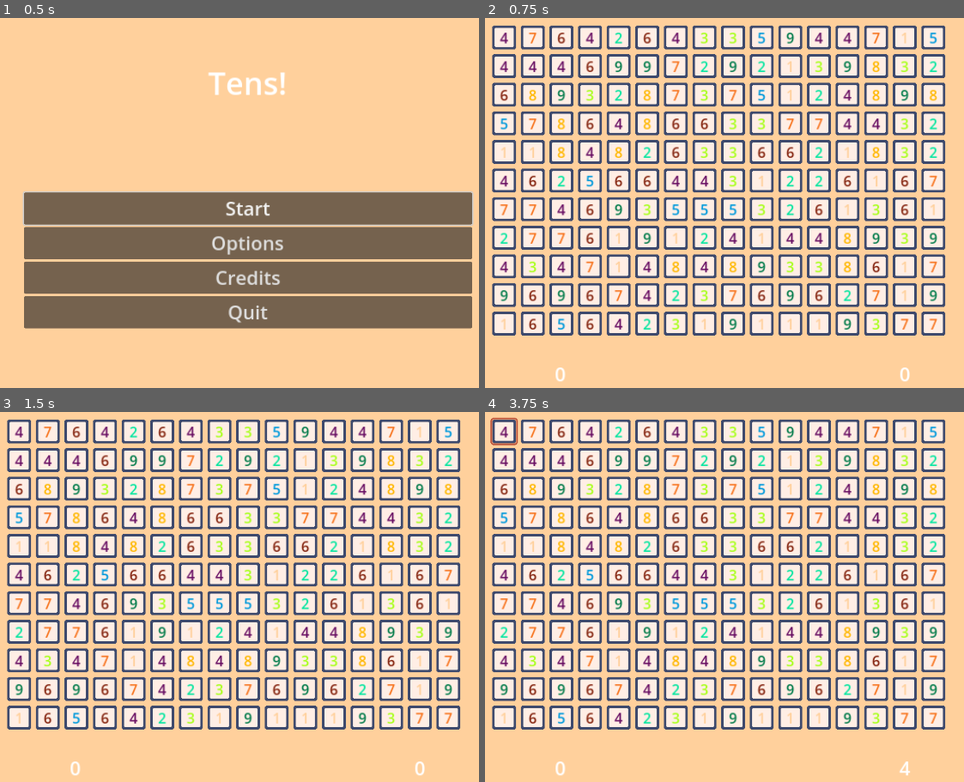
Above: before the commit, frames 1-4 (two rows, left to right).
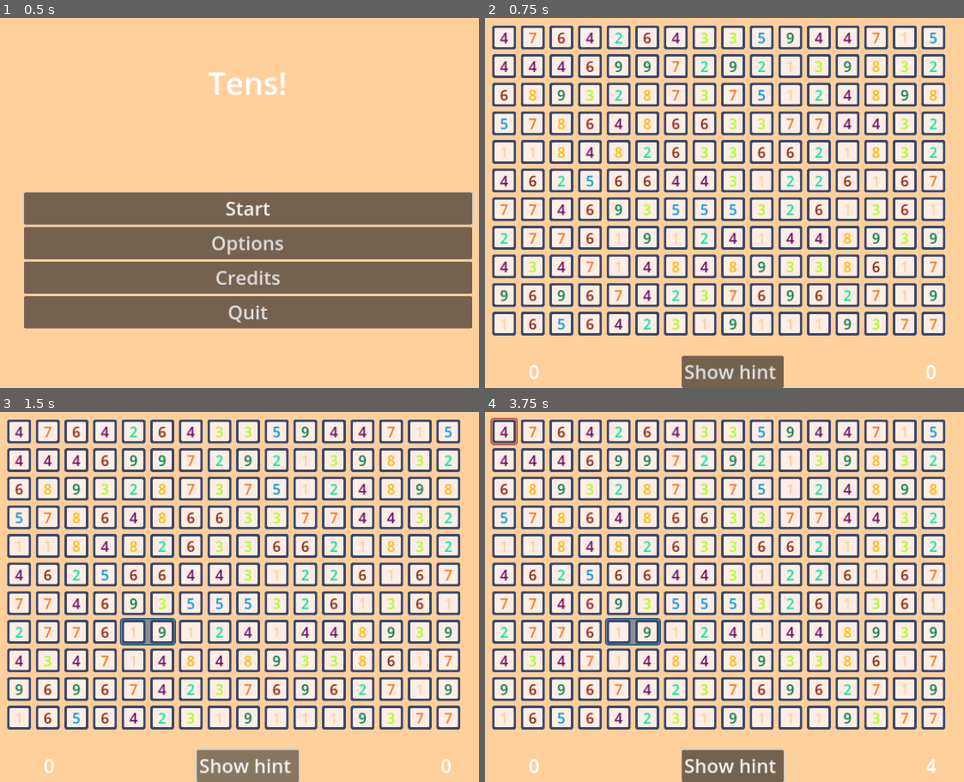
Above: after the commit, the same moments.

Repository: Yngwarr/tens
Game: Godot game, scene res://scenes/MainMenu.tscn
Same seed, same stepped clock (60 frames per second), same inputs: the game is played once before the commit and once after it.
Inputs (mouse positions are in pixels of both pictures, inside the frame that each line leads up to):
- Up to frame 1 (0.5 s): no input
- Up to frame 2 (0.75 s): click "Start" at 0.5 s
- Up to frame 3 (1.5 s): click (249, 767) at 1.25 s, where only the run after the commit has a clickable "Show hint"
- Up to frame 4 (3.75 s): click (734, 767) at 2 s, where only the run after the commit has a clickable "Show hint"; click (734, 767) at 2.75 s, where only the run after the commit has a clickable "Show hint"; tap Enter at 3.5 s; move the mouse to (504, 430) at 3.52 s; click (504, 430) at 3.67 s

Frame 1 is identical in both runs. In frame 2, 2.1% of the frame differs, in the area x 9-95%, y 91-100%; in frame 3, 2.4%, in the area x 9-95%, y 55-100%; in frame 4, 2.4%.

Commit message:
hint

Diff:
--- a/project.godot
+++ b/project.godot
@@ -41,4 +41,5 @@
 
 renderer/rendering_method="gl_compatibility"
 renderer/rendering_method.mobile="gl_compatibility"
+textures/vram_compression/import_etc2_astc=true
 environment/defaults/default_clear_color=Color(1, 0.815686, 0.611765, 1)
--- a/scenes/Game.tscn
+++ b/scenes/Game.tscn
@@ -11,6 +11,7 @@
 [ext_resource type="PackedScene" uid="uid://mbbrk257a4oj" path="res://scenes/NumberCell.tscn" id="9_7gv6k"]
 [ext_resource type="PackedScene" uid="uid://beuhw1og8dasw" path="res://scenes/Highlight.tscn" id="9_20cip"]
 [ext_resource type="Script" path="res://src/Grid.gd" id="9_sd0hf"]
+[ext_resource type="PackedScene" uid="uid://bbmiblmihgxla" path="res://scenes/Hint.tscn" id="10_ra2ve"]
 [ext_resource type="Script" path="res://src/Solver.gd" id="12_ntxpy"]
 
 [sub_resource type="ShaderMaterial" id="ShaderMaterial_v63bu"]
@@ -25,16 +26,18 @@
 [sub_resource type="LabelSettings" id="LabelSettings_syoim"]
 font_size = 28
 
-[node name="Game" type="Node2D" node_paths=PackedStringArray("pause_ctl", "pause_menu", "game_over_screen", "highlight", "grid", "solver", "sum_label", "score_label")]
+[node name="Game" type="Node2D" node_paths=PackedStringArray("pause_ctl", "pause_menu", "game_over_screen", "highlight", "hint", "grid", "solver", "sum_label", "score_label", "hint_button")]
 script = ExtResource("1_wmfvw")
 pause_ctl = NodePath("Pause")
 pause_menu = NodePath("PauseMenu")
 game_over_screen = NodePath("GameOverScreen")
 highlight = NodePath("Highlight")
+hint = NodePath("Hint")
 grid = NodePath("Grid")
 solver = NodePath("Solver")
 sum_label = NodePath("HUD/HBoxContainer/Sum")
 score_label = NodePath("HUD/HBoxContainer/Score")
+hint_button = NodePath("HUD/HBoxContainer/Hint")
 
 [node name="HUD" type="CanvasLayer" parent="."]
 
@@ -53,6 +56,10 @@
 theme_override_font_sizes/font_size = 32
 text = "0"
 horizontal_alignment = 1
+
+[node name="Hint" type="Button" parent="HUD/HBoxContainer"]
+layout_mode = 2
+text = "Show hint "
 
 [node name="Sum" type="Label" parent="HUD/HBoxContainer"]
 layout_mode = 2
@@ -198,6 +205,9 @@
 script = ExtResource("8_cpxey")
 pause_screen = NodePath("../PauseMenu")
 
+[node name="Hint" parent="." instance=ExtResource("10_ra2ve")]
+visible = false
+
 [node name="Highlight" parent="." instance=ExtResource("9_20cip")]
 visible = false
 
--- a/scenes/Highlight.tscn
+++ b/scenes/Highlight.tscn
@@ -13,6 +13,7 @@
 [sub_resource type="RectangleShape2D" id="RectangleShape2D_ks2s0"]
 
 [node name="Highlight" type="Panel" node_paths=PackedStringArray("area", "collider")]
+modulate = Color(0.72549, 0.309804, 0.219608, 1)
 offset_right = 48.0
 offset_bottom = 48.0
 mouse_filter = 2
--- /dev/null
+++ b/scenes/Hint.tscn
@@ -0,0 +1,19 @@
+[gd_scene load_steps=4 format=3 uid="uid://bbmiblmihgxla"]
+
+[ext_resource type="Texture2D" uid="uid://cd4ekqotmppqf" path="res://img/highlight.png" id="1_jypex"]
+[ext_resource type="Script" path="res://src/Hint.gd" id="2_wlpsf"]
+
+[sub_resource type="StyleBoxTexture" id="StyleBoxTexture_o2sfh"]
+texture = ExtResource("1_jypex")
+texture_margin_left = 16.0
+texture_margin_top = 16.0
+texture_margin_right = 16.0
+texture_margin_bottom = 16.0
+
+[node name="Hint" type="Panel"]
+modulate = Color(0.0705882, 0.305882, 0.537255, 1)
+offset_right = 48.0
+offset_bottom = 48.0
+mouse_filter = 2
+theme_override_styles/panel = SubResource("StyleBoxTexture_o2sfh")
+script = ExtResource("2_wlpsf")
--- a/src/Game.gd
+++ b/src/Game.gd
@@ -12,10 +12,12 @@
 @export var pause_menu: PauseMenu
 @export var game_over_screen: CanvasLayer
 @export var highlight: Highlight
+@export var hint: Hint
 @export var grid: Grid
 @export var solver: Solver
 @export var sum_label: Label
 @export var score_label: Label
+@export var hint_button: Button
 
 var score: int = 0
 
@@ -27,6 +29,7 @@
 	grid.released.connect(on_released)
 	highlight.sum_changed.connect(update_sum)
 	solver.none_left.connect(finish)
+	hint_button.pressed.connect(show_hint)
 
 func update_sum(value: int) -> void:
 	sum_label.text = str(value)
@@ -40,11 +43,18 @@
 
 func on_released() -> void:
 	highlight.toggle(false)
+	hint.disappear()
 
 	if highlight.sum == TARGET_SUM:
 		var amount_removed = highlight.clear()
 		update_score(score + amount_removed - 1)
 		solver.read()
 
+func show_hint() -> void:
+	if not solver.next_hint:
+		return
+
+	hint.appear(solver.next_hint)
+
 func finish() -> void:
 	game_over_screen.show()
--- /dev/null
+++ b/src/Hint.gd
@@ -0,0 +1,17 @@
+class_name Hint
+extends Panel
+
+func appear(hint: Vector4) -> void:
+    var x := hint.x - Game.CELL_SIZE / 2.
+    var y := hint.y - Game.CELL_SIZE / 2.
+    var w := hint.z + Game.CELL_SIZE / 2. - x
+    var h := hint.w + Game.CELL_SIZE / 2. - y
+    var rect := Rect2(x, y, w, h)
+
+    size = rect.size
+    position = rect.position
+
+    show()
+
+func disappear() -> void:
+    hide()
--- a/src/Solver.gd
+++ b/src/Solver.gd
@@ -4,6 +4,9 @@
 signal none_left
 
 @export var grid: Grid
+
+var hints: Array[Vector4]
+var next_hint: Vector4
 
 func _ready() -> void:
 	read()
@@ -18,18 +21,21 @@
 	# print_sum(0, 0, 2, 2)
 
 func read() -> void:
-	var tens: int = 0
+	hints.clear()
+	next_hint = Vector4.ZERO
 
 	for x0 in range(grid.width):
 		for y0 in range(grid.height):
 			for x1 in range(x0, grid.width):
 				for y1 in range(y0, grid.height):
 					if is_ten(x0, y0, x1, y1):
-						tens += 1
+						hints.push_back(make_hint(x0, y0, x1, y1))
 
-	print("%s tens left" % tens)
-	if tens == 0:
+	print("%s tens left" % len(hints))
+	if len(hints) == 0:
 		none_left.emit()
+	else:
+		next_hint = hints.pick_random()
 
 func is_ten(x0: int, y0: int, x1: int, y1: int) -> bool:
 	var sum: int = 0
@@ -51,8 +57,16 @@
 
 	return sum
 
+func cell_on(x: int, y: int) -> NumberCell:
+	return grid.get_child(x + y * grid.width)
+
 func num_on(x: int, y: int) -> int:
-	return grid.get_child(x + y * grid.width).value
+	return cell_on(x, y).value
+
+func make_hint(x0, y0, x1, y1) -> Vector4:
+	var first_point := cell_on(x0, y0).global_position
+	var second_point := cell_on(x1, y1).global_position
+	return Vector4(first_point.x, first_point.y, second_point.x, second_point.y)
 
 func print_num_on(x: int, y: int) -> void:
 	print("num_on(%s, %s) = %s" % [x, y, num_on(x, y)])
Not shown, added: export_presets.cfg
Binary file changed: img/highlight.png
Not shown: 1 places in scenes/Game.tscn that only renumber resources
